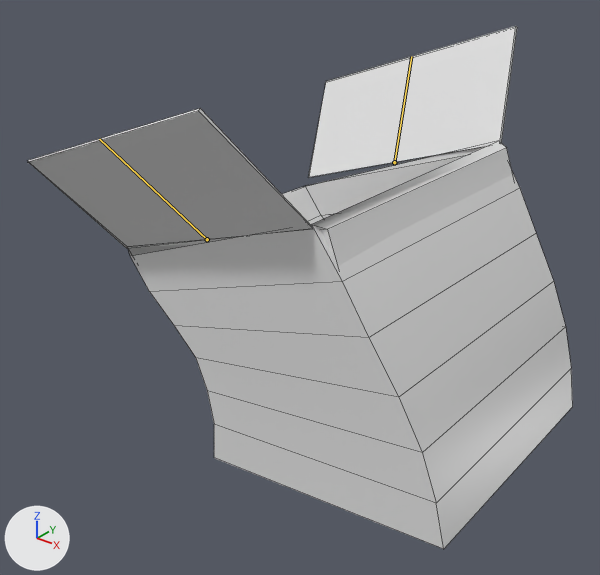
A saved change to the FBX model Assets/Models/Cat&Box/Box.fbx.
Both versions are drawn from a camera (50 mm lens) standing at (4.48, -4.6, 3.91) and looking at (1.1, -0.37, 1.29). Arrows for +X, +Y and +Z are at lower left; the lights stay in place. Both versions are drawn at frame 19 of the action 'Box_ArmatureCups.001|Box_Saw'; the numbers are the values there. The bones that change are drawn over the model as lines. Mesh edges are drawn as thin lines.
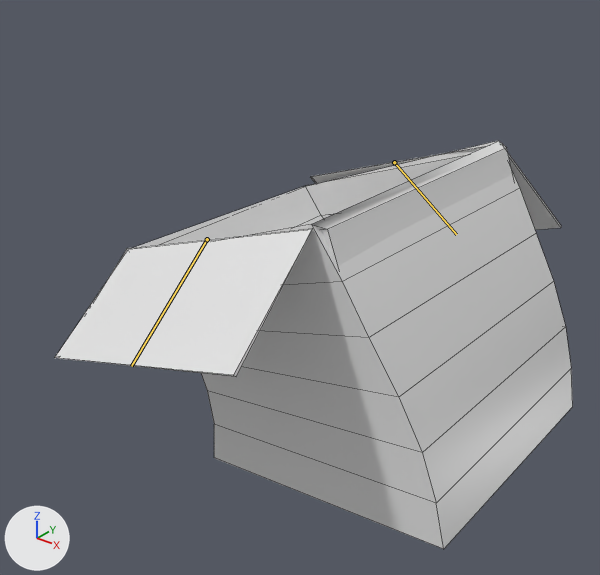
Where the change shows, as pixel boxes (x1, y1, x2, y2) in the pictures (600 x 575 px):
'Cube.017', posed (7% shorter)
    before: (27, 108, 573, 549)
    after: (55, 141, 573, 549)
'Cube.018', posed
    before: (309, 26, 517, 177)
    after: (310, 147, 561, 230)
bone 'Top.004', root to tip
    before: (394, 162) to (411, 56)
    after: (394, 162) to (456, 234)
bone 'Top.003', root to tip
    before: (207, 239) to (99, 139)
    after: (207, 239) to (131, 366)

The edits, one by one:
Bone 'Top.004' (bone_top_004) turns from (-51, -49, -87) to (51, -48, 87) degrees about its own x, y and z.
Bone 'Top.003' (bone_top_003) turns from (-63, 49, 73) to (69, 66, -86) degrees about its own x, y and z.
